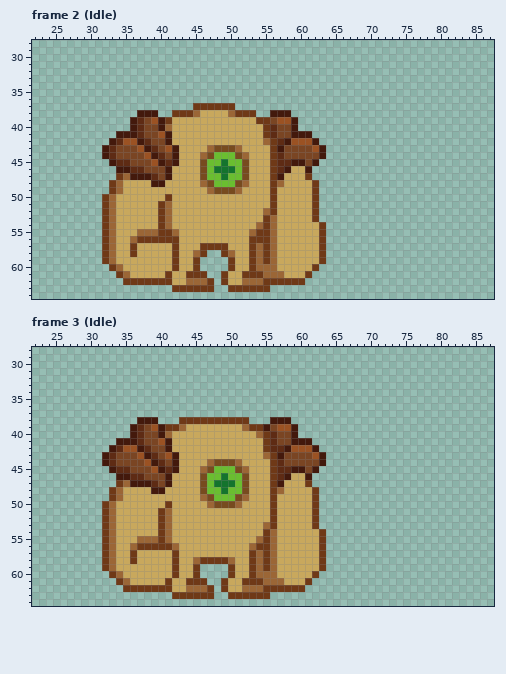
Pixel-art file -- Robot Game/Assets/Art/Animations/Golem Animations/Clay Golem/Clay_Golem_Animations.aseprite. The picture above is the old version.
96x96 pixels, 112 frames. Shown: frame 2 (Idle): x 22..87, y 28..64; frame 3 (Idle): x 22..87, y 28..64. The commit also changed other frames, which this record leaves out.
And afterwards:
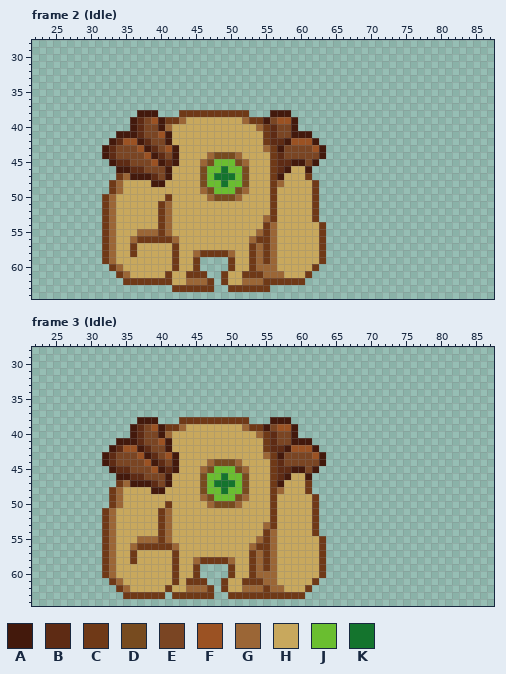
Palette (. is transparent): A #43190c  B #5e2b14  C #6f3917  D #774b1f  E #7a4523  F #9b5223  G #9b6636  H #c8a85d  J #6abe30  K #14742d
From old to new:
Frame 2 (Idle), layers "Body", "Legs":
y 37: x 45..50 CCCCCC -> ......
y 38: x 42 C -> .; x 45..50 GHHHHG -> CCCCCC; x 53 C -> .
y 39: x 42..43 HH -> CG; x 52..53 HH -> GC; x 55 C -> A
y 40: x 54 H -> G
y 42: x 55..56 GC -> CB
y 43: x 47..51 GDDDG -> HHHHH; x 55 H -> G
y 44: x 46..52 GDJJJDG -> HGDDDGH
y 45: x 46..47 DJ -> GD; x 49 K -> J; x 51..52 JD -> DG
y 46: x 48 K -> J; x 50 K -> J
y 47: x 48 J -> K; x 50 J -> K
y 48: x 46..47 GD -> DJ; x 49 J -> K; x 51..52 DG -> JD
y 49: x 46..52 HGDDDGH -> GDJJJDG
y 50: x 47..51 HHHHH -> GDDDG
y 52: x 55 G -> H
y 53: x 55..56 CG -> GC
y 54: x 54 G -> H
y 55: x 41..42 CG -> GH; x 53..54 GC -> HG
y 56: x 42 C -> G; x 53 C -> G
y 57: x 46..49 CCCC -> HHHH
y 58: x 47..48 .. -> CC
Frame 3 (Idle), layers "front", "back":
y 48: x 61..62 HC -> C.
y 50: x 32..34 CGH -> .CG
y 54: x 62..63 HC -> C.
y 60: x 32..34 .CG -> CGH; x 62..63 C. -> HC
y 61: x 33..35 .CG -> CGH; x 41..42 CH -> HC; x 57 G -> H; x 61..62 C. -> HC
y 62: x 34..40 .CCCCCC -> CGHHHHH; x 56..61 CCCCC. -> GGHHHC
y 63: x 35..40 ...... -> CCCCCC; x 56..60 ..... -> CCCCC
